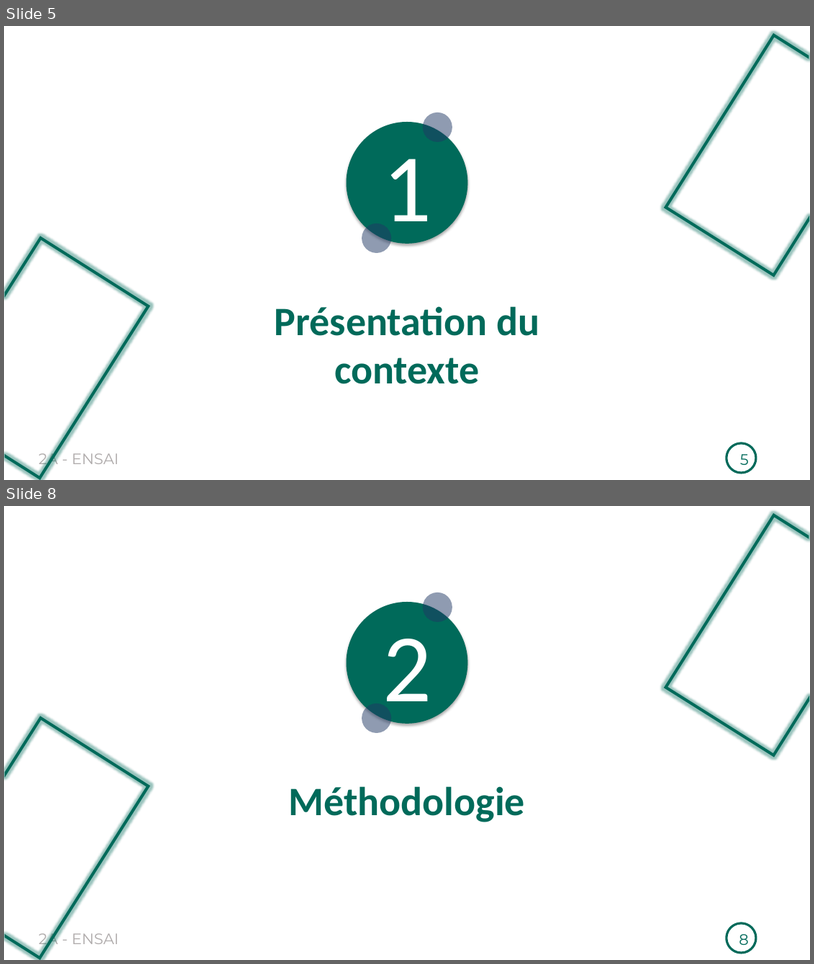
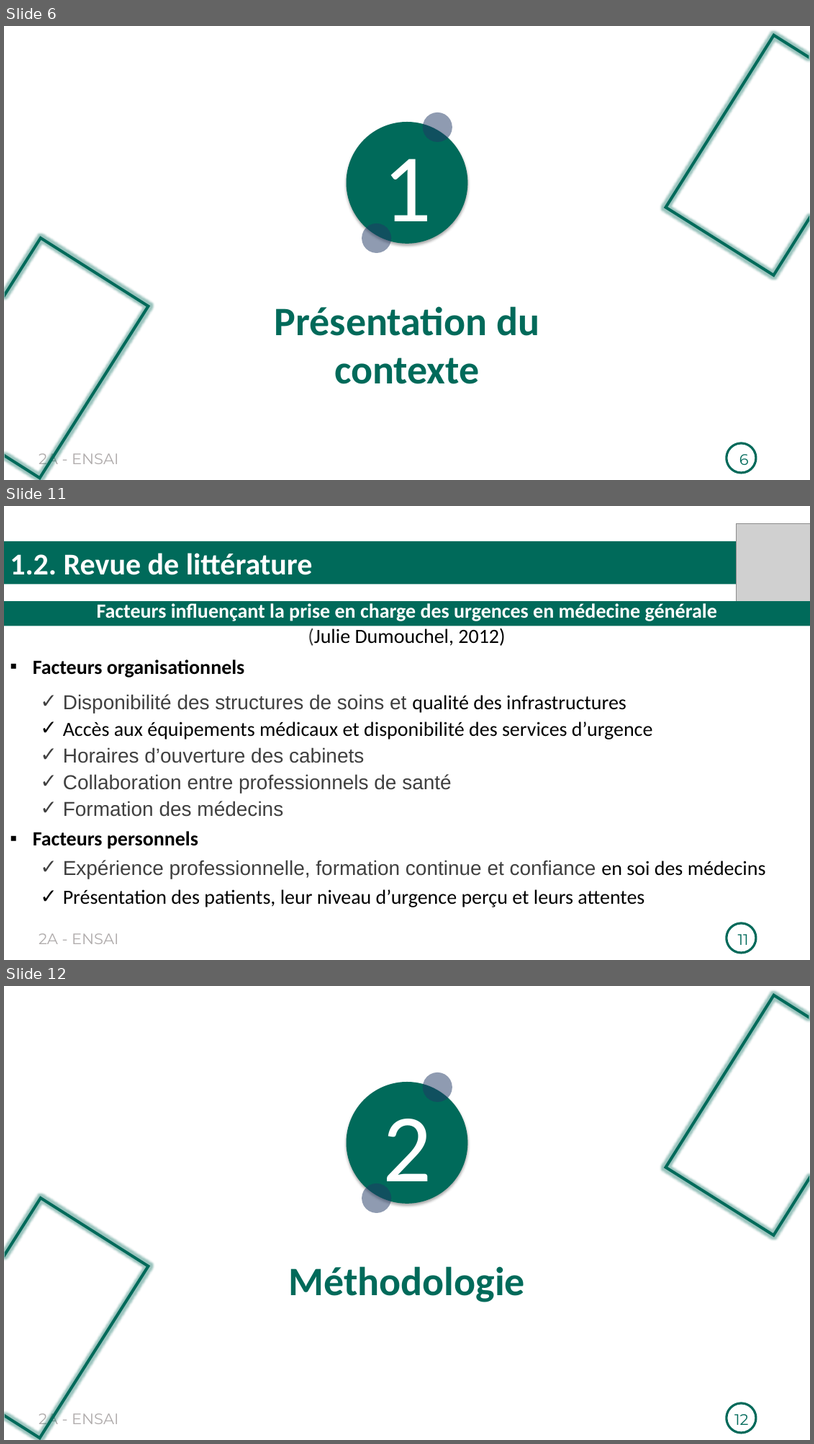
Before and after one commit to Richard-GOZAN/Projet-Stat-2A-Ensai, a slide deck: Présentation/Soutenance_Groupe25.pptx. Shown one above the other, each under a label of ours: slides 5 and 8 before the commit, slides 6, 11 and 12 after it; the slides between them are not shown. The pictures are 814x964 and 814x1444 pixels, drawn with LibreOffice and Linux fonts; fonts in the diff are those of the drawing; grey boxes stand for pictures. Boxes give left, top, right and bottom in pixels: in the first picture for what was removed or moved away, otherwise in the second. Text is boxed around its words. In the diff, an @@ line names an element or a change of style, - is before the commit and + after.

```diff
--- a/Présentation/Soutenance_Groupe25.pptx
+++ b/Présentation/Soutenance_Groupe25.pptx
@@ slide 11 added at (x1=4, y1=506, x2=810, y2=960), background #FFFFFF; not listed: 2 template elements that a slide beside it also shows @@
@@ picture added at (x1=737, y1=523, x2=810, y2=601) @@
@@ rectangle added at (x1=4, y1=541, x2=810, y2=584), fill #006A5A, 36 pt, text #FFFFFF, bold @@
+1.2. Revue de littérature
@@ rectangle added at (x1=4, y1=601, x2=810, y2=626), fill #006A5A, 24 pt, text #FFFFFF, bold @@
+Facteurs influençant la prise en charge des urgences en médecine générale
@@ text added at (x1=308, y1=628, x2=505, y2=646), 24 pt, text #000000 @@
+(Julie Dumouchel, 2012)
@@ text added at (x1=33, y1=659, x2=766, y2=907), 24 pt, text #000000 @@
+▪ Facteurs organisationnels
+  ✓ Disponibilité des structures de soins et qualité des infrastructures
+  ✓ Accès aux équipements médicaux et disponibilité des services d’urgence
+  ✓ Horaires d’ouverture des cabinets
+  ✓ Collaboration entre professionnels de santé
+  ✓ Formation des médecins
+▪ Facteurs personnels
+  ✓ Expérience professionnelle, formation continue et confiance en soi des médecins
+  ✓ Présentation des patients, leur niveau d’urgence perçu et leurs attentes
@@ page number added at (x1=738, y1=934, x2=749, y2=944), 18 pt, text #006A5A @@
+11
@@ what was slide 5 is now slide 6 @@
@@ page number at (x1=740, y1=454, x2=749, y2=464): text changed @@
-5
+6
@@ what was slide 8 is now slide 12 @@
@@ page number at (x1=735, y1=1414, x2=749, y2=1424): text changed @@
-8
+12
```
Also in this commit, not shown: 5 slides changed, 4 other slides added, 1 slide removed, 1 other file.
